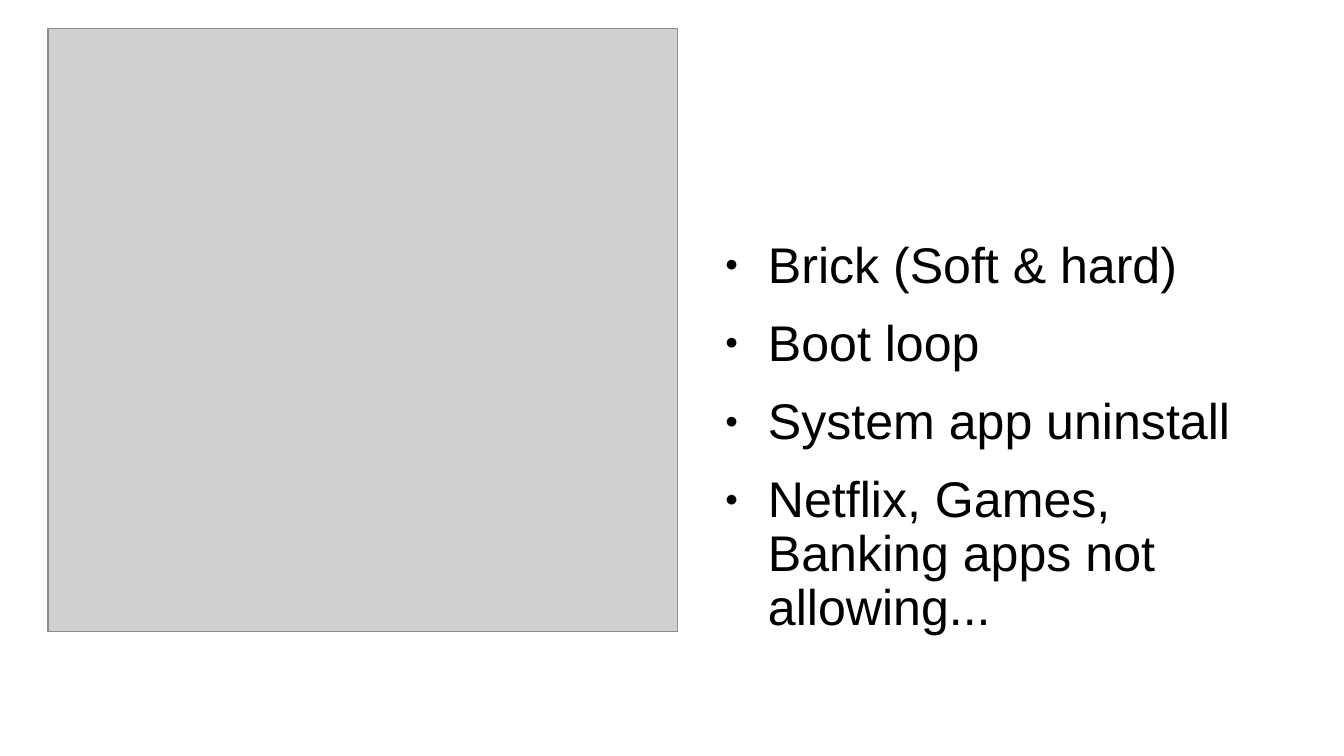
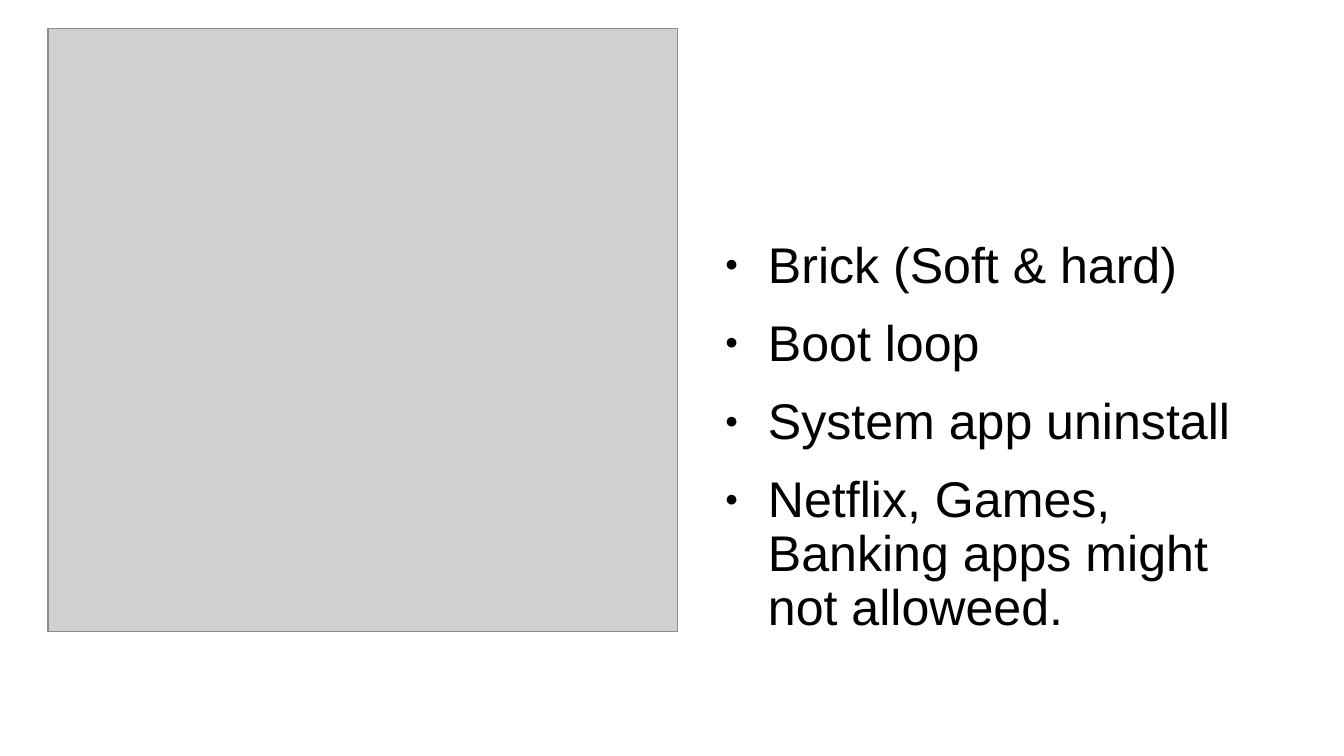
Before and after one commit to PranavBhattarai/Root-Android, a slide deck: slide 6 of My presentation.odp. Drawn at 1344x756 pixels with LibreOffice and Linux fonts; fonts in the diff are those of the drawing; grey boxes stand for pictures. Boxes give left, top, right and bottom in pixels: in the first picture for what was removed or moved away, otherwise in the second. Text is boxed around its words. In the diff, an @@ line names an element or a change of style, - is before the commit and + after.

```diff
--- a/My presentation.odp
+++ b/My presentation.odp
@@ text at box(768, 480, 1207, 626): text changed @@
-● Netflix, Games, Banking apps not allowing...
+● Netflix, Games, Banking apps might not alloweed.
```
Also in this commit, not shown: 2 other slides changed.
